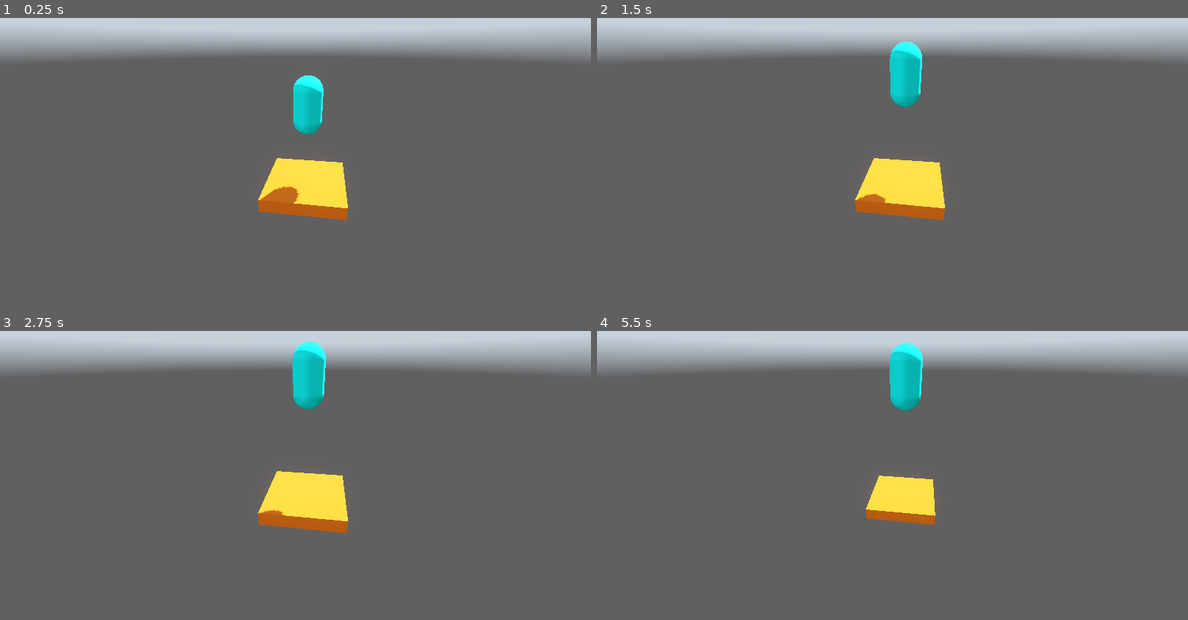
Above: before the commit, frames 1-4 (two rows, left to right).
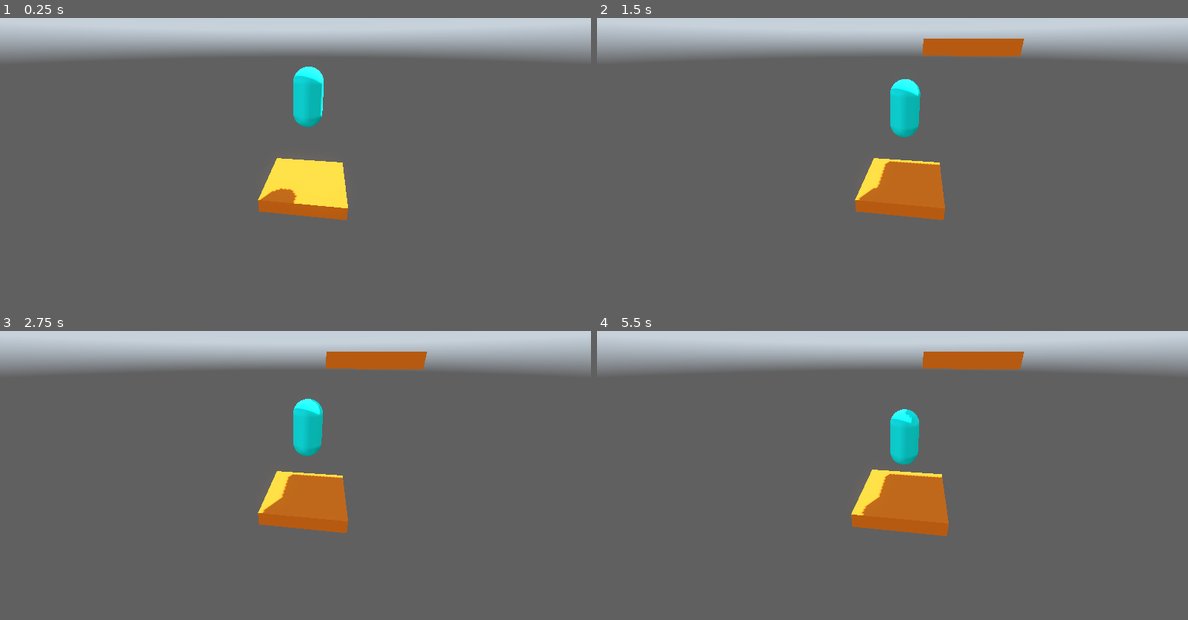
Above: after the commit, the same moments.

Repository: Yadovitiy/SkyPogo
Game: Godot game, scene res://Scenes/Game/game.tscn
Two runs of this game, one before a commit and one after it. Both use one fixed random seed, a clock stepped at 60 frames per second and the inputs below. A sky picture missing from this copy of the repository is replaced by a grey-blue gradient.
Inputs:
- Up to frame 1 (0.25 s): no input
- Up to frame 2 (1.5 s): no input
- Up to frame 3 (2.75 s): no input
- Up to frame 4 (5.5 s): no input

The runs differ from the first frame. In frame 1, 0.5% of the frame differs, in the area x 46-55%, y 16-64%; in frame 2, 4.0%; in frame 3, 4.6%; in frame 4, 5.5%, in the area x 43-73%, y 4-71%.

Commit message:
Сделал спавнер платформы

Diff:
--- a/Scenes/Platform/platform.gd
+++ b/Scenes/Platform/platform.gd
@@ -1,4 +1,8 @@
 extends Node3D
+
+
+
+class_name Platform
 
 signal new_platform(platform_pos: Vector3)
 
--- a/Scenes/Player/player.gd
+++ b/Scenes/Player/player.gd
@@ -3,8 +3,8 @@
 
 class_name Player
 
-const GRAVITY: float = 15.0
-const JUMP_FORCE: float = 10.0
+const GRAVITY: float = 7.0
+const JUMP_FORCE: float = 5.0
 
 
 
--- a/Scenes/Spawner/spawner.gd
+++ b/Scenes/Spawner/spawner.gd
@@ -2,5 +2,21 @@
 
 
 
+
+
+@export var platform_scene: PackedScene
+
+
+func spawn_platform(old_platform_pos: Vector3) -> void:
+	var new_platform: Platform = platform_scene.instantiate()
+	new_platform.position = old_platform_pos + Vector3(2, 5, -2)
+
+	add_child(new_platform)
+
+
+
+
+
+
 func _on_new_platform(platform_pos: Vector3) -> void:
-	print(platform_pos)
+	spawn_platform(platform_pos)
--- a/Scenes/Spawner/spawner.tscn
+++ b/Scenes/Spawner/spawner.tscn
@@ -5,6 +5,7 @@
 
 [node name="Spawner" type="Node" unique_id=2105370201]
 script = ExtResource("1_rd5sa")
+platform_scene = ExtResource("2_wbtia")
 
 [node name="Platform" parent="." unique_id=851856312 instance=ExtResource("2_wbtia")]
 
